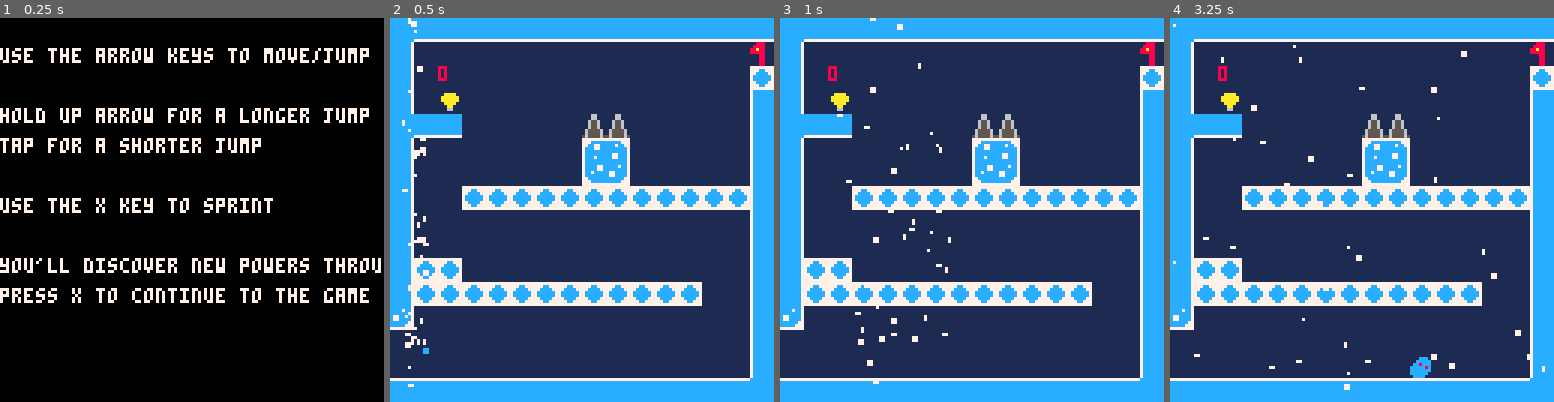
Above: before the commit, frames 1-4 (left to right).
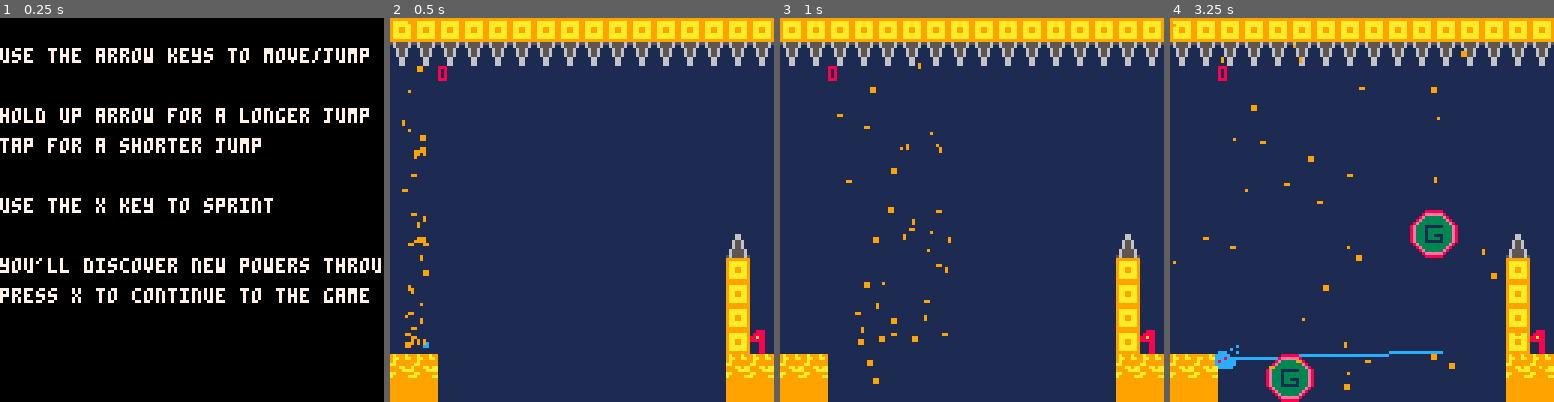
Above: after the commit, the same moments.

Repository: Kaznae/438_final
Game: PICO-8 cartridge final_project.p8
Two runs of this game, one before a commit and one after it. Both use one fixed random seed, a clock stepped at 60 frames per second and the inputs below.
Inputs:
- Up to frame 1 (0.25 s): no input
- Up to frame 2 (0.5 s): tap X (X key) at 0.33 s
- Up to frame 3 (1 s): tap O (Z key) at 0.7 s
- Up to frame 4 (3.25 s): tap X (X key) at 1.07, 1.85, 2.97 s; hold Right 1.6-2.1 s; tap O (Z key) every 0.4 s from 1.7 to 2.9 s; hold Up 2.15-2.42 s; hold Right 2.47-3.03 s; hold Left from 3.08 s (still down)

Frame 1 is identical in both runs. In frame 2, 42% of the frame differs, in the area x 0-100%, y 0-100%; in frame 3, 42%; in frame 4, 44%.

Commit message:
More levels added, some bug fixes

Diff:
--- a/final_project.p8
+++ b/final_project.p8
@@ -19,6 +19,7 @@
 	deadly_flag = 3
 	power_flag = 4
 	ice_flag = 5
+--some_flag = 6
 	goal_flag = 7
 
 
@@ -43,8 +44,8 @@
 	tempstr = ""
 	msg_tick = 0
 
-	world = 2
-	level = 2
+	world = 3
+	level = 3
 
 	g_rev = false
 
@@ -60,6 +61,7 @@
 
  red_display = true
 	yellow_display = true
+	green_display = true
 
 	basex = 8
 	basey = 104
@@ -96,8 +98,8 @@
 		grapple_y = 0,
 		grapple_dir = {0,0},
 		g_success = false,
-		has_grapple = false,
-		has_charge = false,
+		has_grapple = true,
+		has_charge = true,
 		has_double = false,
 		dead = false,
 		face_up = false,
@@ -113,6 +115,7 @@
 			plr.face_up = false
 			plr.ticker = 0
 			plr.weighted = true
+			plr.clr = "blue"
 			g_rev = false
 			on_map = {}
 			start_room()
@@ -353,6 +356,8 @@
 			 pal(12,14)
 			elseif plr.clr == "yellow" then
 			 pal(12,10)
+			elseif plr.cle == "green" then
+				pal(12,11)
 			end
 			spr(plr.sprite,plr.x,plr.y,1,1,plr.face_r,plr.face_up)
    pal()
@@ -467,9 +472,11 @@
 			msg_tick = 0
 		end
 	else
-		if world == 3 and level == 3 then
-			display_message("you win!!! (for now)")
-		end
+	--	if world == 3 and level == 3 then
+	--		display_message("you win!!! (for now)")
+--		if world == 4 and level == 4 then
+--			display_message("you win!!!")
+	--	end
 
 		plr.update()
 
@@ -522,10 +529,6 @@
 	--attempt to change dy
 	if obj.weighted then
 		obj.dy+=gravity * mod
-		if plr.clr == "yellow" then
-			printh("yo")
-   obj.dy-=.10
-		end
 	end
 
 	if obj.dx == 0 and obj.dy == 0 then
@@ -582,7 +585,7 @@
 			--this is bad but we'll try it
 			if obj.is_player then
 				if not obj.on_ground then
-					if fget(obj_at,wall_flag) then
+					if fget(obj_at,wall_flag) and (btn(0) or btn(1)) then
 						obj.on_wall = true
 						wall_x = obj.x
 						if obj.wall_jumps > 0 then
@@ -680,8 +683,8 @@
 				--destroy enemy
 				-- not sure if this will be
 				--implemented
-		elseif flag_collision(realx+x_ofst,realy+y_ofst, power_flag) then
-			gain_power(realx+x_ofst,realy+y_ofst, obj_at)
+			elseif flag_collision(realx,realy,4) or flag_collision(realx+7,realy,4) or flag_collision(realx,realy+7,4) or flag_collision(realx+7,realy+7,4) then
+			 gain_power(realx+x_ofst,realy+y_ofst, obj_at)
 		end
 	end
 
@@ -700,25 +703,19 @@
 		elseif world == 3 then
 			display_message("you can now double jump!")
 			plr.has_double = true
-		end
-	--wip, need to decide what paint powers will be
+		elseif world == 4 then
+			display_message("you can now do more damage with your attacks!")
+			plr.has_attack = true
+		end
+
 	elseif spr == 85 then
-		if red_display then
-			display_message("red paint increases \nfriction for precise jumps!")
-			red_display = false
-		end
 		plr.clr = "red"
-		g_friction = .85
 	elseif spr == 86 then
 		plr.clr = "blue"
-		g_friction = .95
 	elseif spr == 87 then
-		if yellow_display then
-			display_message("yellow paint lowers \ngravity!")
-			yellow_display = false
-		end
 		plr.clr = "yellow"
-		g_friction = .95
+		elseif spr == 75 then
+			plr.clr = "green"
 	end
 end
 
@@ -1152,6 +1149,52 @@
 		end
 	}
 		add(classes,elevator)
+
+		elevator_down = {
+			tile = 113,
+
+			init = function(this)
+			this.solid = true
+			this.h = 8
+			this.w = 16
+			this.state = 0
+			this.startx = this.x
+			this.starty = this.y
+		end,
+
+		update = function(this)
+			if obj_in_range(plr,this.x,this.y-1,16,1) then
+				this.state = 1
+			else
+				this.state = 0
+			end
+
+			--if players on top
+			if this.state == 1 then
+				if abs(this.y - this.starty) < 20 then
+					plr.weighted = false
+					this.y+=1
+					plr.y+=1
+					plr.on_ground = true
+					plr.j_left = plr.max_jump
+				end
+			else
+				if this.y ~= this.starty then
+					this.y-=1
+					plr.weighted = true
+				end
+			end
+		end,
+
+			draw = function(this)
+				if this.state == 1 then
+					pal(11,8)
+				end
+				spr(113,this.x,this.y,2,1)
+				pal()
+				end
+			}
+		add(classes,elevator_down)
 
 	grav_shift = {
 		tile = 103,
@@ -1258,6 +1301,29 @@
 		}
 		add(classes,color_wall_y)
 
+		color_wall_g = {
+			tile = 58,
+		 	init = function(this)
+					this.w = 8
+					this.h = 24
+					this.solid = false
+					this.clr = "green"
+				end,
+				draw = function(this)
+					pal(12,11)
+			 	spr(25,this.x,this.y,1,3)
+			 	pal()
+				end,
+				update = function(this)
+			 	if this.clr ~= plr.clr then
+			  	this.solid = true
+			 	else
+			  	this.solid = false
+			 	end
+		 	end
+			}
+		add(classes,color_wall_g)
+
 		color_wall_b = {
 		 tile = 25,
 		 init = function(this)
@@ -1338,13 +1404,17 @@
 
 function next_level()
 	on_map = {}
+	plr.clr = "blue"
 	level+=1
 	if world == 1 and level > 4 then
 		level = 1
 		world+=1
-	elseif world == 2 and level > 2 then
+	elseif world == 2 and level > 4 then
 		level = 1
 		world+=1
+--	elseif world == 3 and level > 2 then
+--		level = 1
+--		world+= 1
 	end
 
 	start_room()
@@ -1447,7 +1517,7 @@
 
 
 __gff__
-0000000000000000000700000000000000000000000000000000000000000000000000000000000000000000000000000000000000000000000000000000000003030707030707810107070101000000030101010911111101070701010000000301010109000000000707270707000003000000110909000007070707070000
+0000000000000000000700000000000000000000000000000000000000000000000000000000000000000000000000000000000000000000000000000000000003030707030707810107071101000000030101010911111101070701010000000301010109000000000707270707000003000000110909000007070707070000
 0000000000000000000707070700000000000000000000000007070707000000000000000000000000000000000000000000000000000000000000000000000000000000000000000000000000000000000000000000000000000000000000000000000000000000000000000000000000000000000000000000000000000000
 __map__
 0000000000000000000000000000000000000000000000000000000000000000000000000000000000000000000000004242424242424242424200000000000000000000000000000000000000000000000000000000000000000000000000000000000000000000000000000000000000000000000000000000000000000000
@@ -1455,7 +1525,7 @@
 5252530000000000000000000000000000000000000000000000000000000000000000000000000000000000000000004242424242424242424200000000000000000000000000000000000000000000000000000000000000000000000000000000000000000000000000000000000000000000000000000000000000000000
 6262630000000000000000000000470000000000000000005400000000000047000000000000000000000000000000000000000064000000646400000000000000000000000000000000000000000000000000000000000000000000000000000000000000000000000000000000000000000000000000000000000000000000
 494a000000000000000000000000494a4a000042420000424242420000424242000000000000000000000000000000000000000000000000000000000000000000000000000000000000000000000000000000000000000000000000000000000000000000000000000000000000000000000000000000000000000000000000
-595a000000000000000000000000595a5a000000000000000000000000000000000054000042424242424242000000490000004200006e00004200000000000000000000000000000000000000000000000000000000000000000000000000000000000000000000000000000000000000000000000000000000000000000000
+595a000000000000000000000000595a5a000000000000000000000000000000000054000042424242424242717200490000004200006e00004200717200000000000000000000000000000000000000000000000000000000000000000000000000000000000000000000000000000000000000000000000000000000000000
 494a000000000000000000004242494a4a000000000000000000000000000000000042000048000000000000000000590000000000000000000000000000000000000000000000000000000000000000000000000000000000000000000000000000000000000000000000000000000000000000000000000000000000000000
 595a00000042000042000042595a595a5a424200000000000000000000000000000048000054000000000000000000490000000000000000000000000047000000000000000000000000000000000000000000000000000000000000000000000000000000000000000000000000000000000000000000000000000000000000
 494a000000480000580000000000494a4a00000000000000000000000000515200005800004200006e00000000000059007e0000420000004200000000494a0000000000000000000000000000000000000000000000000000000000000000000000000000000000000000000000000000000000000000000000000000000000
@@ -1463,22 +1533,22 @@
 494a000000480000580000000000494a000000000000000000005400000000490000420000480000424200007070705900000000000000000000000000494a0000000000000000000000000000000000000000000000000000000000000000000000000000000000000000000000000000000000000000000000000000000000
 595a424242424242424242000000595a000000000000000042424242420000590000480000540000000000000000004900000000000000000000000000595a0000000000000000000000000000000000000000000000000000000000000000000000000000000000000000000000000000000000000000000000000000000000
 0000000048000000480000000000494a0000000000000000480000004800004900005800004200000000006e0000005900000000000000000000000000494a0000000000000000000000000000000000000000000000000000000000000000000000000000000000000000000000000000000000000000000000000000000000
-0000000058000000580000000000595a000000000000000058000000585700590056480000580000000000000000000000000000000000000000000000595a0000000000000000000000000000000000000000000000000000000000000000000000000000000000000000000000000000000000000000000000000000000000
+0000000058000000580000000000595a000000000000000058000000580000590000480000580000000000000000000000000000000000000000000000595a0000000000000000000000000000000000000000000000000000000000000000000000000000000000000000000000000000000000000000000000000000000000
 42424242424242424242424242424242424242000000004242420000484242424242420000480000000000000074470000000000000000000000007e00494a0000000000000000000000000000000000000000000000000000000000000000000000000000000000000000000000000000000000000000000000000000000000
 4141414141414141414141414141414141414100000000414141000058414141414100000058000000000000007070494141415454736e000000000000595a0000000000000000000000000000000000000000000000000000000000000000000000000000000000000000000000000000000000000000000000000000000000
-7c7c7c7c7c7c7c7c7c7c7c7c7c7c7c7c7c6c6c6c6c6c6c6c6c6c6c6c6c6c6c6c000000000000000000000000000000000000000000000000000000000000000000000000000000000000000000000000000000000000000000000000000000000000000000000000000000000000000000000000000000000000000000000000
-7c7c7c7c7c7c7c7c7c7c7c7c7c7c7c7c6d000000000000000000000000000047000000000000000000000000000000000000000000000000000000000000000000000000000000000000000000000000000000000000000000000000000000000000000000000000000000000000000000000000000000000000000000000000
-7c7c7c6c6c6c6c6c6c6c6c6c6c6c6c6c6d00000000000000000000000000006b000000000000000000000000000000000000000000000000000000000000000000000000000000000000000000000000000000000000000000000000000000000000000000000000000000000000000000000000000000000000000000000000
-7c7c6d5d5d00005d5d00005d5d0000006d00740000000000000000000000007d000000000000000000000000000000000000000000000000000000000000000000000000000000000000000000000000000000000000000000000000000000000000000000000000000000000000000000000000000000000000000000000000
-7c7c6d000000000000000000000000007c6c6c00006e0000545400006e00007d000000000000000000000000000000000000000000000000000000000000000000000000000000000000000000000000000000000000000000000000000000000000000000000000000000000000000000000000000000000000000000000000
-6c6c7a000000000000000000000047006d5d5d0000000000696a00000000007d000000000000000000000000000000000000000000000000000000000000000000000000000000000000000000000000000000000000000000000000000000000000000000000000000000000000000000000000000000000000000000000000
-0000000000000000000000000000697c6d00000000000000797a00000000007d000000000000000000000000000000000000000000000000000000000000000000000000000000000000000000000000000000000000000000000000000000000000000000000000000000000000000000000000000000000000000000000000
-00000000000000000000000000007d7c6d00006b6b6b6b6b6b6b6b6b6b6b6b7d000000000000000000000000000000000000000000000000000000000000000000000000000000000000000000000000000000000000000000000000000000000000000000000000000000000000000000000000000000000000000000000000
-7b7b6a0000000000000000000000796c6d0000005d005d5d00005d5d0000007d000000000000000000000000000000000000000000000000000000000000000000000000000000000000000000000000000000000000000000000000000000000000000000000000000000000000000000000000000000000000000000000000
-7c7c6d00000000696a0000696a0000006d00000000000000000000000000007d000000000000000000000000000000000000000000000000000000000000000000000000000000000000000000000000000000000000000000000000000000000000000000000000000000000000000000000000000000000000000000000000
-7c7c6d00000000797a0000797a0000006d6b6b0000000000000000000000007d000000000000000000000000000000000000000000000000000000000000000000000000000000000000000000000000000000000000000000000000000000000000000000000000000000000000000000000000000000000000000000000000
-6c6c7a000000000000545400000000006d6b6b6b6b6b6b6b6b6b6b6b6b00007d000000000000000000000000000000000000000000000000000000000000000000000000000000000000000000000000000000000000000000000000000000000000000000000000000000000000000000000000000000000000000000000000
-000000000000697b7b7b7b7b7b6a00007a000000005d5d00000000000000007d000000000000000000000000000000000000000000000000000000000000000000000000000000000000000000000000000000000000000000000000000000000000000000000000000000000000000000000000000000000000000000000000
-0000000000697c7c7c7c7c7c7c6d00000000000000000000000000000000007d000000000000000000000000000000000000000000000000000000000000000000000000000000000000000000000000000000000000000000000000000000000000000000000000000000000000000000000000000000000000000000000000
-697b7b7b7b7c7c7c7c7c7c7c7c6d00000000000000000000000000000000007d000000000000000000000000000000000000000000000000000000000000000000000000000000000000000000000000000000000000000000000000000000000000000000000000000000000000000000000000000000000000000000000000
-7c7c7c7c7c7c7c7c7c7c7c7c7c6d54547b7b7b7b7b7b7b7b7b7b7b7b7b7b7b7c000000000000000000000000000000000000000000000000000000000000000000000000000000000000000000000000000000000000000000000000000000000000000000000000000000000000000000000000000000000000000000000000
+7c7c7c7c7c7c7c7c7c7c7c7c7c7c7c7c7c6c6c6c6c6c6c6c6c6c6c6c6c6c6c6c6c6c6c6c6c6c6c6c6c6c6c7c7c7c6c6c6c6c6c6c7c7c7c6c6c6c6c6c6c6c6c6c00000000000000000000000000000000000000000000000000000000000000000000000000000000000000000000000000000000000000000000000000000000
+7c7c7c7c7c7c7c7c7c7c7c7c7c7c7c7c6d00000000000000000000000000004700000000005d5d5d0000007d7c6d55000000005d796c7a00005d5d5d5d00000000000000000000000000000000000000000000000000000000000000000000000000000000000000000000000000000000000000000000000000000000000000
+7c7c7c6c6c6c6c6c6c6c6c6c6c6c6c6c6d00000000000000000000000000006b00000000000000000000007d7c7a0000000000005d5d0000000000000074470000000000000000000000000000000000000000000000000000000000000000000000000000000000000000000000000000000000000000000000000000000000
+7c7c6d5d5d00005d5d00005d5d0000006d00000000000000000000000000007d00000000697b7b6a0000007d6d000000000000000000000000000000006b6b6b00000000000000000000000000000000000000000000000000000000000000000000000000000000000000000000000000000000000000000000000000000000
+7c7c6d000000000000000000000000007c6c6c00006e0000545400006e00007d000000007d7c7c6d000000797a0000000000000000000000000000000000000000000000000000000000000000000000000000000000000000000000000000000000000000000000000000000000000000000000000000000000000000000000
+6c6c7a000000000000000000000047006d5d5d0000000000696a00000000007d000000007d7c7c6d000000000000000000000000000000006e6f00000000000000000000000000000000000000000000000000000000000000000000000000000000000000000000000000000000000000000000000000000000000000000000
+0000000000000000000000000000697c6d00000000000000797a00000000007d000000007d7c7c6d00000000000000000000000000000000000000000000000000000000000000000000000000000000000000000000000000000000000000000000000000000000000000000000000000000000000000000000000000000000
+00000000000000000000000000007d7c6d00006b6b6b6b6b6b6b6b6b6b6b6b7d000000007d7c7c6d000000000054545400006b6b6b6b0000000000000000000000000000000000000000000000000000000000000000000000000000000000000000000000000000000000000000000000000000000000000000000000000000
+7b7b6a0000000000000000000000796c6d0000005d005d5d00005d5d0000007d000000007d7c7c7a0000000076697b7b0000000000000000000000000000000000000000000000000000000000000000000000000000000000000000000000000000000000000000000000000000000000000000000000000000000000000000
+7c7c6d00000000696a0000696a0000006d00000000000000000000000000007d000000007d7c6d0000000000767d7c7c00000000000000006b6b6b6b0000000000000000000000000000000000000000000000000000000000000000000000000000000000000000000000000000000000000000000000000000000000000000
+7c7c6d00000000797a0000797a0000006d6b6b0000000000000000000000007d000000007d7c6d0000000000767d7c7c0000000000000000000000000000000000000000000000000000000000000000000000000000000000000000000000000000000000000000000000000000000000000000000000000000000000000000
+6c6c7a000000000000545400000000006d6b6b6b6b6b6b6b6b6b6b6b6b00007d7e7f00007d7c6d00670000001a796c6c0000000000000000000000000000000000000000000000000000000000000000000000000000000000000000000000000000000000000000000000000000000000000000000000000000000000000000
+000000000000697b7b7b7b7b7b6a00007a000000005d5d00000000000000007d000000007d7c6d0000000000000000000000000000000000000000000000000000000000000000000000000000000000000000000000000000000000000000000000000000000000000000000000000000000000000000000000000000000000
+0000000000697c7c7c7c7c7c7c6d00000000000000000000000000000000007d000000007d7c6d000000000000004700000000000000000000000000007e7f0000000000000000000000000000000000000000000000000000000000000000000000000000000000000000000000000000000000000000000000000000000000
+697b7b7b7b7c7c7c7c7c7c7c7c6d00000000000000000000000000000000007d000000007d7c6d00006b6b6b6b697b7b7b7b7b6a006e6f00000000000073000000000000000000000000000000000000000000000000000000000000000000000000000000000000000000000000000000000000000000000000000000000000
+7c7c7c7c7c7c7c7c7c7c7c7c7c6d54547b7b7b7b7b7b7b7b7b7b7b7b7b7b7b7c6b6b00007d7c6d0000000000000000797c7c7c7a00000000000000000000000000000000000000000000000000000000000000000000000000000000000000000000000000000000000000000000000000000000000000000000000000000000
Not shown, changed: 34 lines of the sprite sheet (__gfx__) section of final_project.p8
